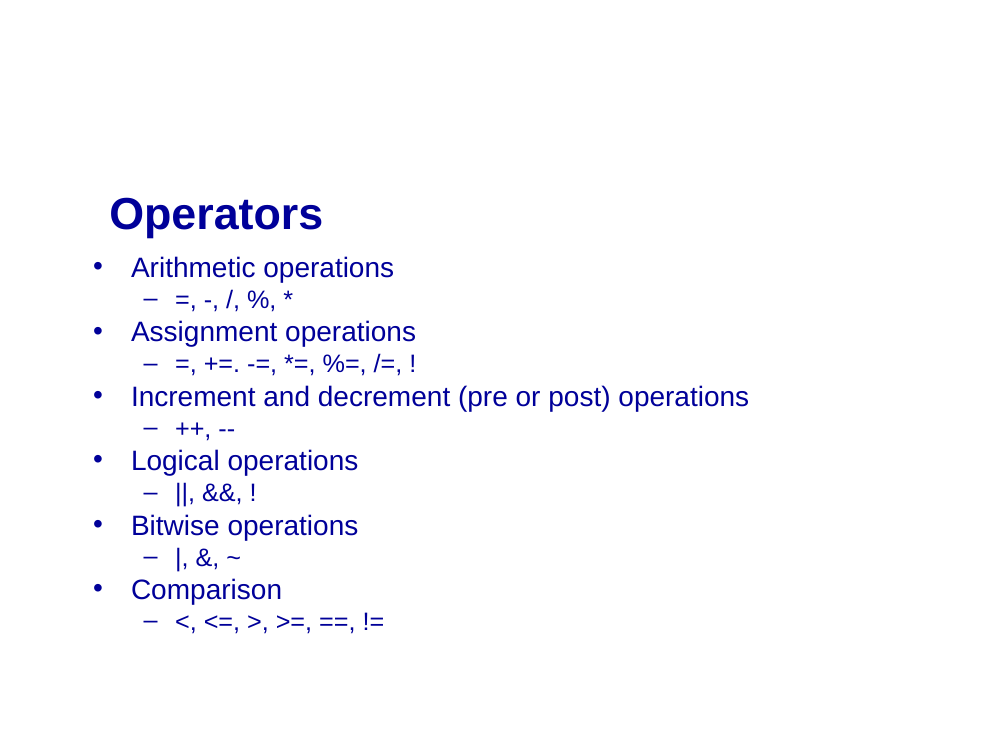
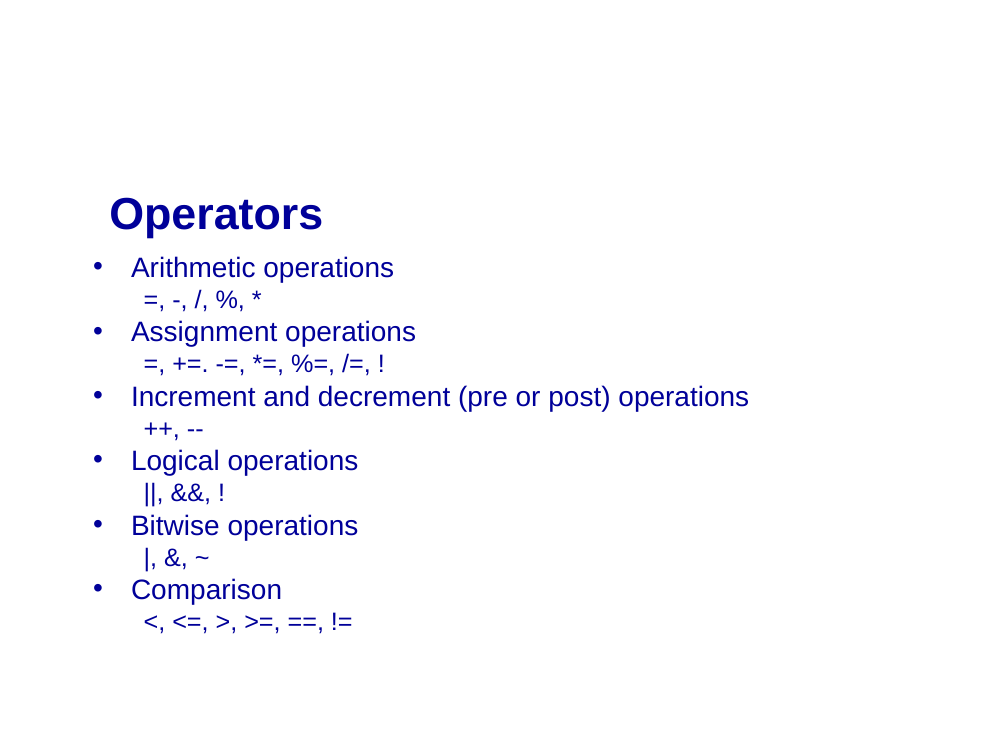
Before and after one commit to mikeg64/iome, a slide deck: slide 14 of src/examples/course/c/presentation/IntrotoC1.ppt. Drawn at 1008x756 pixels with LibreOffice and Linux fonts; fonts in the diff are those of the drawing; background and template pictures are left out. Boxes give left, top, right and bottom in pixels: in the first picture for what was removed or moved away, otherwise in the second. Text is boxed around its words. In the diff, an @@ line names an element or a change of style, - is before the commit and + after.

```diff
--- a/src/examples/course/c/presentation/IntrotoC1.ppt
+++ b/src/examples/course/c/presentation/IntrotoC1.ppt
@@ text "Arithmetic operations" at (x1=131, y1=256, x2=749, y2=604): bullet – to none @@
```
Also in this commit, not shown: 28 other slides changed, 2 slides added, 1 other file.
